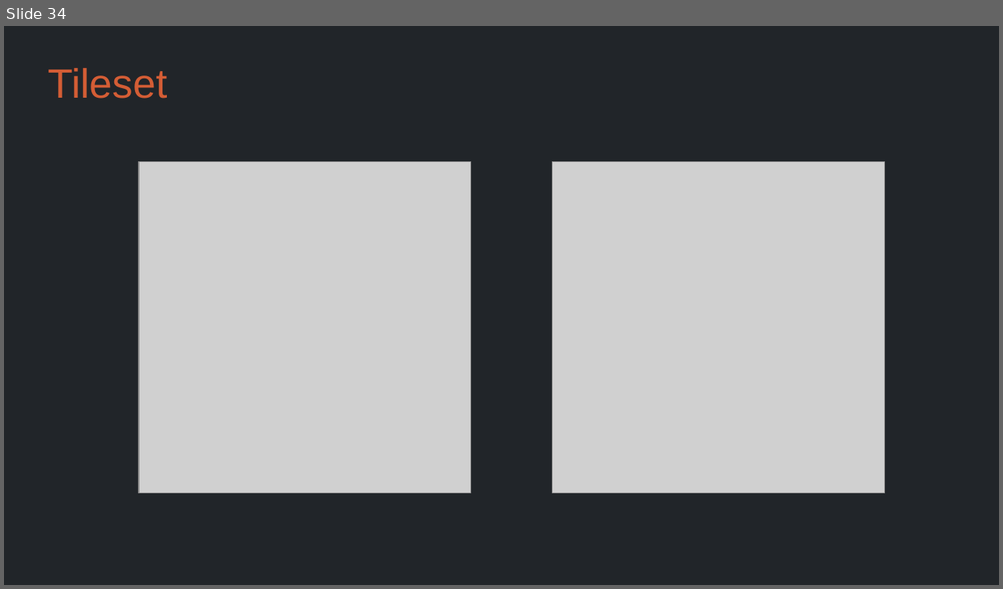
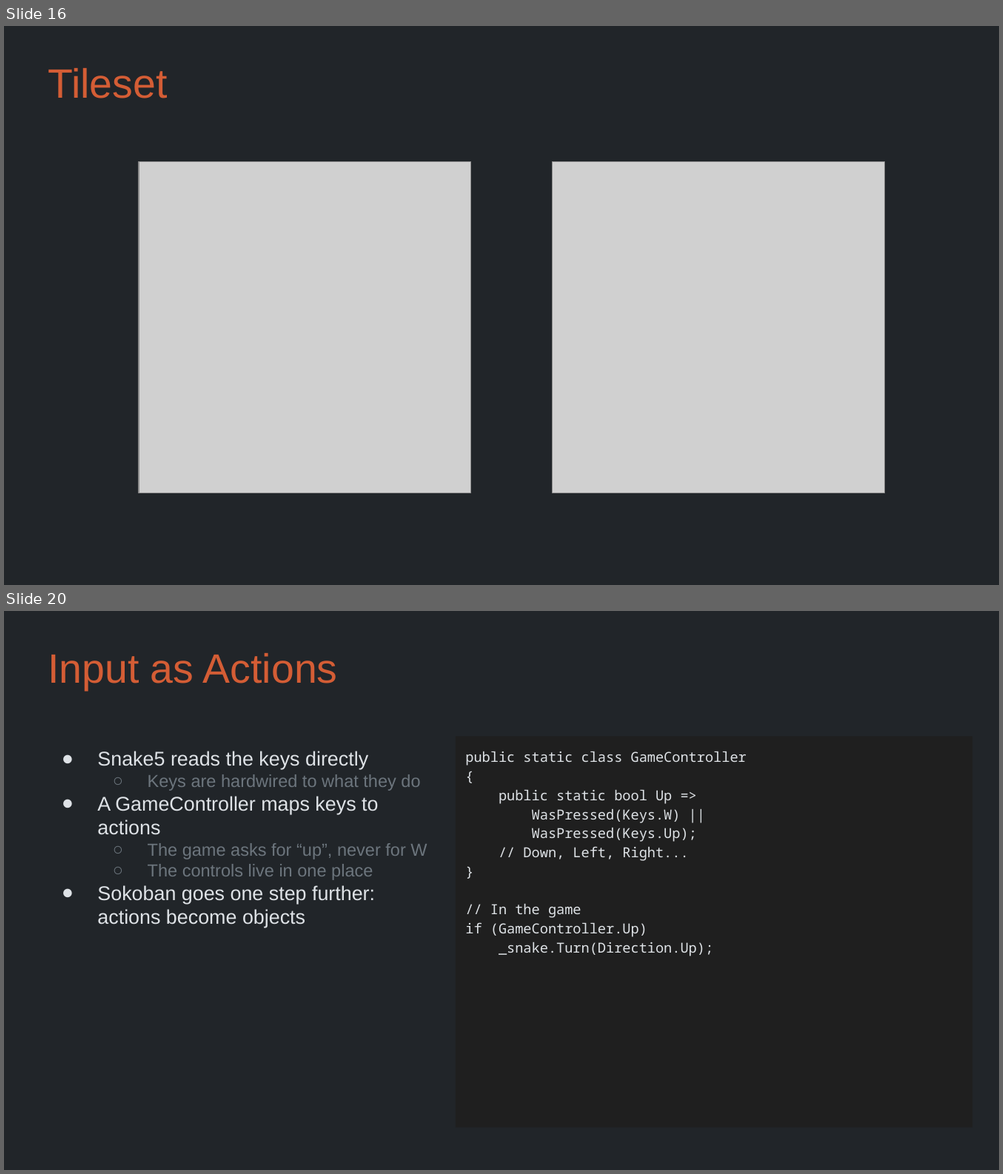
Before and after one commit to Metamate/gar, a slide deck: slides/03 Snake.pptx. Shown one above the other, each under a label of ours: slide 34 before the commit, slides 16 and 20 after it; the slides between them are not shown. The pictures are 1003x589 and 1003x1174 pixels, drawn with LibreOffice and Linux fonts; fonts in the diff are those of the drawing; grey boxes stand for pictures. Boxes give left, top, right and bottom in pixels: in the first picture for what was removed or moved away, otherwise in the second. Text is boxed around its words. In the diff, an @@ line names an element or a change of style, - is before the commit and + after.

```diff
--- a/slides/03 Snake.pptx
+++ b/slides/03 Snake.pptx
@@ slide 20 added at box(4, 611, 999, 1170), background #212529 @@
@@ title added at box(48, 653, 338, 690), 29.7 pt, text #D45D35 @@
+Input as Actions
@@ text added at box(455, 736, 972, 1128), fill #1F1F1F, 10 pt, text #DEE2E6 @@
+public static class GameController
+{
+public static bool Up =>
+WasPressed(Keys.W) ||
+WasPressed(Keys.Up);
+// Down, Left, Right...
+}
+// In the game
+if (GameController.Up)
+_snake.Turn(Direction.Up);
@@ title added at box(97, 751, 427, 928), 14.4 pt, text #DEE2E6 @@
+● Snake5 reads the keys directly
+  ○ Keys are hardwired to what they do
+● A GameController maps keys to actions
+  ○ The game asks for “up”, never for W
+  ○ The controls live in one place
+● Sokoban goes one step further: actions become objects
@@ what was slide 34 is now slide 16 @@
```
Also in this commit, not shown: 10 slides changed, 3 other slides added, 11 slides removed, 2 other files.
